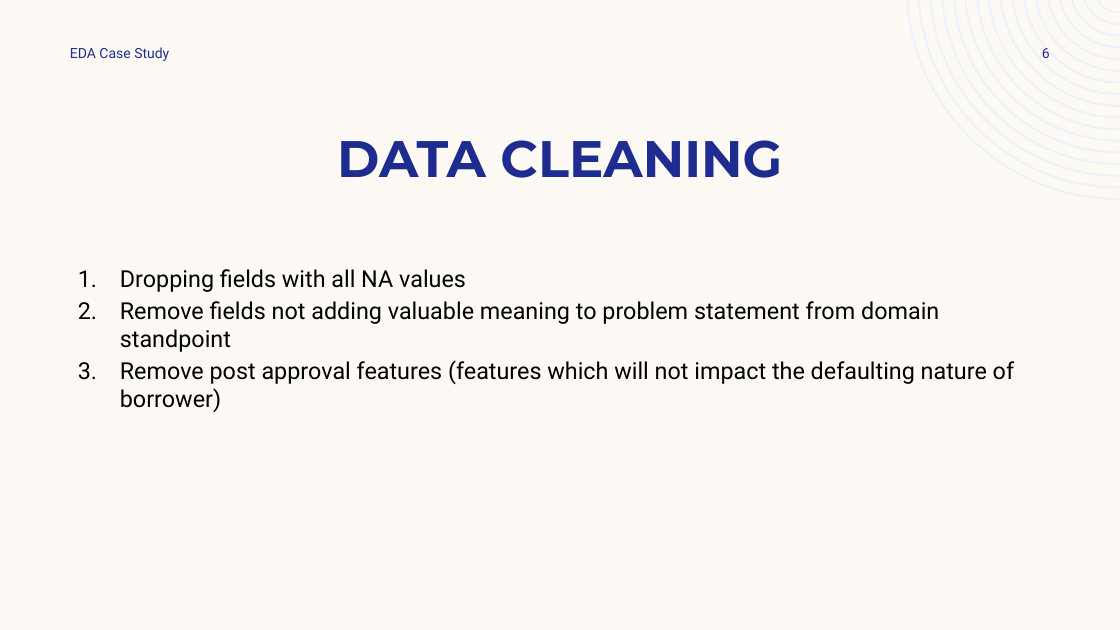
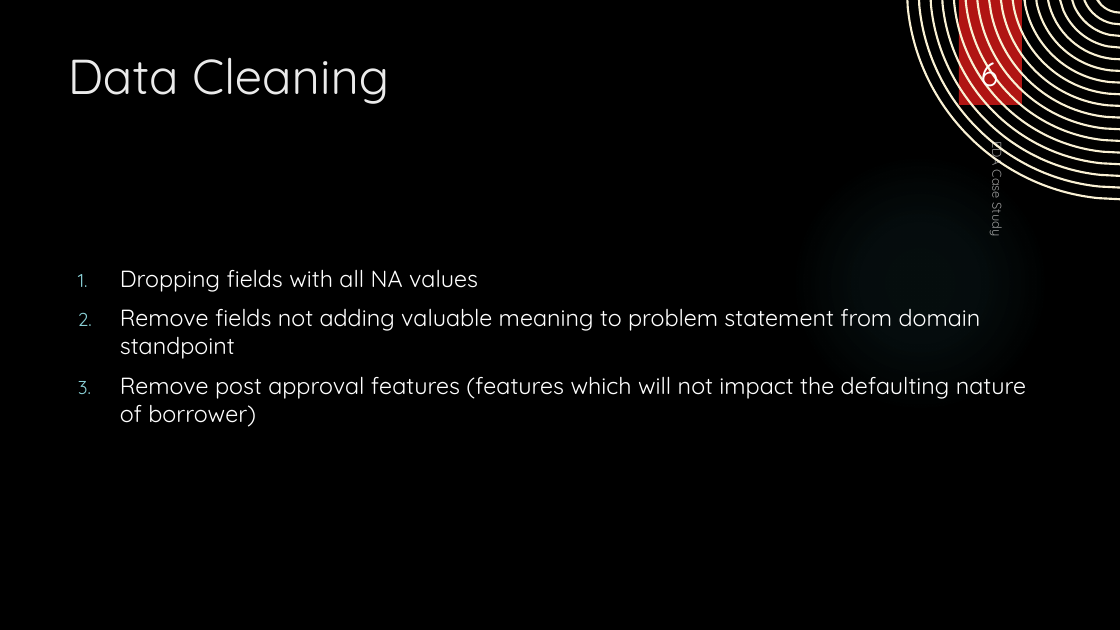
Before and after one commit to asthaa29/lendingcasestudy, a slide deck: slide 6 of EDA Case Study.pptx. Drawn at 1120x630 pixels with LibreOffice and Linux fonts; fonts in the diff are those of the drawing; background and template pictures are left out. Boxes give left, top, right and bottom in pixels: in the first picture for what was removed or moved away, otherwise in the second. Text is boxed around its words. In the diff, an @@ line names an element or a change of style, - is before the commit and + after.

```diff
--- a/EDA Case Study.pptx
+++ b/EDA Case Study.pptx
@@ background #FDFAF6 to picture (left out) @@
@@ freeform shape at bbox=[907, 0, 1120, 201]: fill #EEF3FA to #FAF1D4 @@
@@ page number: place and size @@
-page number at bbox=[1042, 48, 1050, 58]
+page number at bbox=[981, 52, 999, 96]
@@ page number at bbox=[981, 52, 999, 96]: size 12 to 28 pt, font Roboto to Quicksand, text colour #1F2C8F to #FFFFFF; alignment right to centre; vertical alignment middle to bottom @@
@@ rectangle added at bbox=[959, 0, 1022, 105], fill #B01513 @@
@@ title "Data Cleaning" at bbox=[68, 57, 389, 104]: vertical alignment bottom to top @@
@@ title at bbox=[68, 57, 389, 104]: text changed; size 44 to 42 pt; font Montserrat to Quicksand; text colour #1F2C8F to #EBEBEB; bold off @@
-DATA CLEANING
+Data Cleaning
@@ text "EDA Case Study": place and size @@
-text "EDA Case Study" at bbox=[70, 47, 169, 61]
+text "EDA Case Study" at bbox=[989, 143, 1008, 236]
@@ text "EDA Case Study" at bbox=[989, 143, 1008, 236]: size 12 to 11 pt, font Roboto to Quicksand, text colour #1F2C8F to #FFFFFF at 60% opacity; vertical alignment middle to bottom; rotation 0 to 90 degrees @@
@@ ellipse added at bbox=[791, 154, 1049, 413], fill gradient #50B9C1 @@
@@ text "Dropping fields with all NA ..." at bbox=[120, 269, 1026, 427]: font Roboto to Quicksand, text colour #000000 to #FFFFFF; more space between paragraphs @@
```
Also in this commit, not shown: 12 other slides changed.
